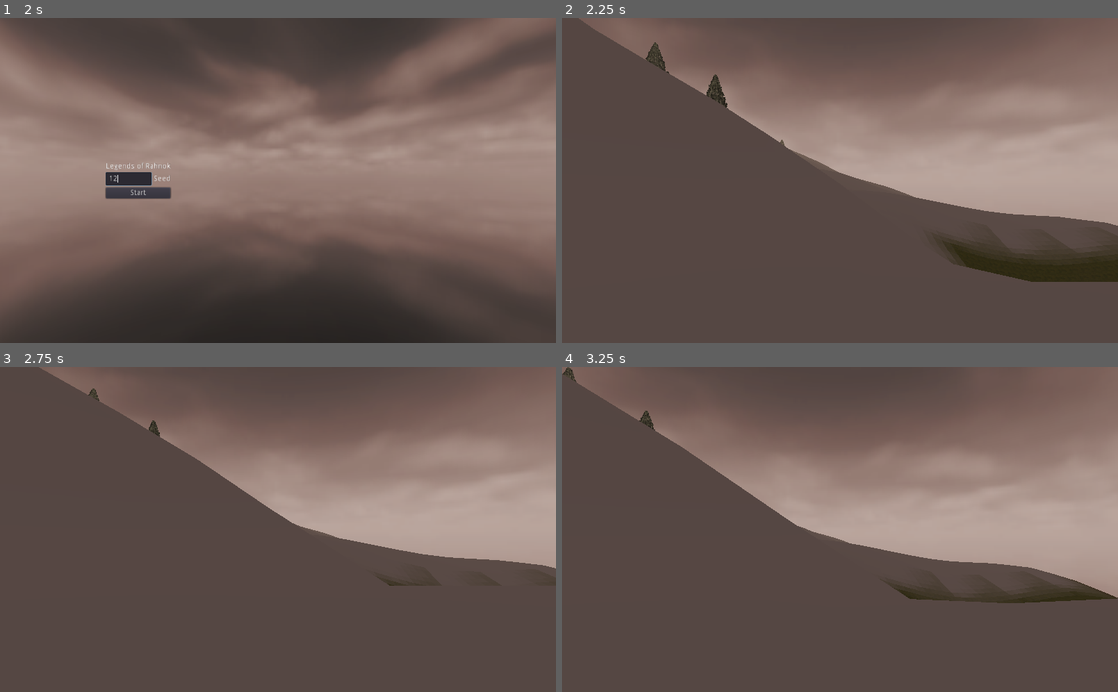
Above: before the commit, frames 1-4 (two rows, left to right).
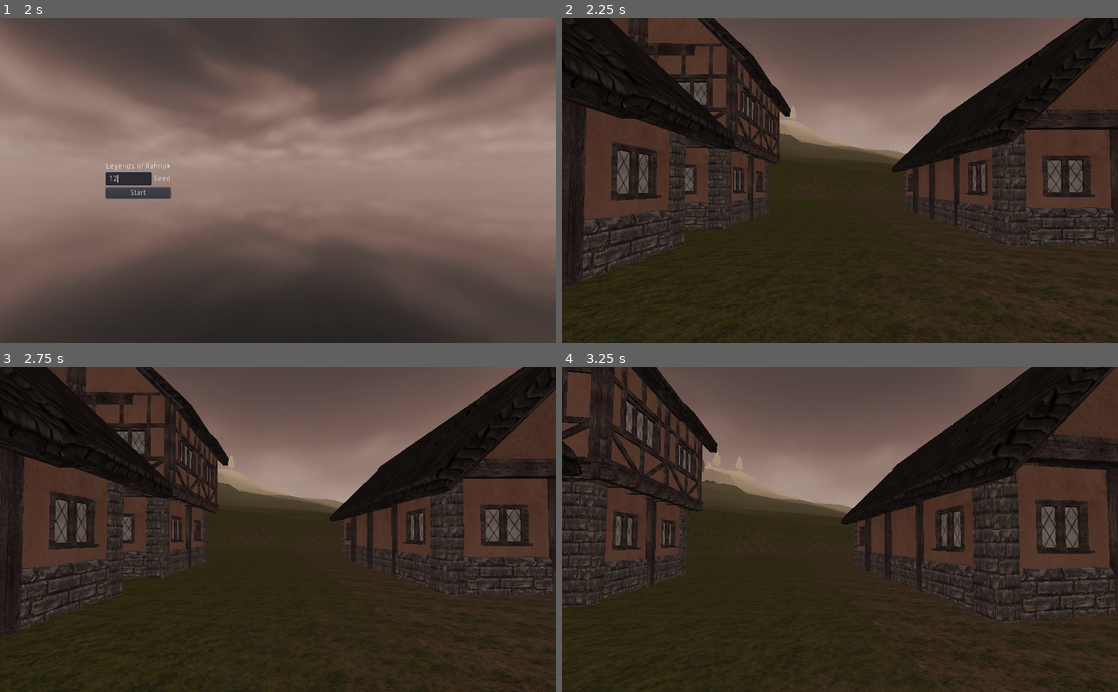
Above: after the commit, the same moments.

Repository: itaden1/webRPG
Game: Godot game, scene res://Scenes/GUI/logo_splash/logo_splash.tscn
The game is run twice, just before and just after one commit, with the same random seed, the same clock (stepped at 60 frames per second) and the same inputs.
Inputs (mouse positions are in pixels of both pictures, inside the frame that each line leads up to):
- Up to frame 1 (2 s): tap Enter (ui_accept) at 0.5, 0.77 s; move the mouse to (400, 164) at 0.52 s; hold D 0.53-1.25 s; hold F (Interact) 0.53-1.25 s; click (127, 180) at 1.27 s; type "12" at 1.35 s
- Up to frame 2 (2.25 s): click "Start" at 2 s
- Up to frame 3 (2.75 s): no input
- Up to frame 4 (3.25 s): move the mouse to (812, 529) at 2.77 s; hold W from 2.78 s (still down); click (812, 529) at 2.85 s; tap Enter (ui_accept) at 3.02 s; tap F (Interact) at 3.05 s

Frame 1 is identical in both runs. In frame 2, 78% of the frame differs, in the area x 0-100%, y 0-100%; in frame 3, 80%; in frame 4, 78%.

Commit message:
janky navmesh implementation

Diff:
--- a/Scenes/Dungeons/Test/DungeonPortal.gd
+++ b/Scenes/Dungeons/Test/DungeonPortal.gd
@@ -3,7 +3,12 @@
 var exit: Position3D
 var exit_environment: Environment
 
+onready var root_dungeon_node = get_parent().get_parent()
+
 func interact(interactor: Spatial):
 	interactor.global_transform.origin = exit.global_transform.origin
 	interactor.rotation.y = exit.rotation.y
 	get_tree().root.get_node("World/WorldEnvironment").environment = exit_environment
+
+	if root_dungeon_node.has_method("bake_navigation_mesh"):
+		get_parent().get_parent().bake_navigation_mesh(false)
--- a/Scenes/Dungeons/Test/TestDungeon.tscn
+++ b/Scenes/Dungeons/Test/TestDungeon.tscn
@@ -1,13 +1,19 @@
-[gd_scene load_steps=3 format=2]
+[gd_scene load_steps=4 format=2]
 
 [ext_resource path="res://Scenes/Dungeons/Test/DungeonGenerator.gd" type="Script" id=2]
 [ext_resource path="res://Scenes/Dungeons/Test/Entrance.tscn" type="PackedScene" id=4]
 
-[node name="Dungeon" type="Spatial"]
+[sub_resource type="NavigationMesh" id=1]
+
+[node name="NavigationMeshInstance" type="NavigationMeshInstance"]
+transform = Transform( 1, 0, 0, 0, 1, 0, 0, 0, 1, 0, 0, 20.9395 )
+navmesh = SubResource( 1 )
+
+[node name="Dungeon" type="Spatial" parent="."]
 script = ExtResource( 2 )
 
-[node name="SpawnPoint" type="Spatial" parent="."]
+[node name="SpawnPoint" type="Spatial" parent="Dungeon"]
 transform = Transform( 1, 0, 0, 0, 1, 0, 0, 0, 1, 0, 6.58188, 25.1512 )
 
-[node name="Entrance" parent="." instance=ExtResource( 4 )]
+[node name="Entrance" parent="Dungeon" instance=ExtResource( 4 )]
 transform = Transform( 1, 0, 0, 0, 1, 0, 0, 0, 1, 0.157636, 0, -6.3306 )
--- a/Scenes/World.tscn
+++ b/Scenes/World.tscn
@@ -76,7 +76,7 @@
 blue_brush = ExtResource( 6 )
 world_material = ExtResource( 2 )
 chunks_to_render = Vector2( 1, 1 )
-world_size = Vector2( 3000, 3000 )
+world_size = Vector2( 4000, 4000 )
 chunk_size = Vector2( 1000, 1000 )
 hill_exponent_fudge = 1.0
 
--- a/Scenes/WorldChunk.tscn
+++ b/Scenes/WorldChunk.tscn
@@ -1,8 +1,18 @@
-[gd_scene load_steps=2 format=2]
+[gd_scene load_steps=4 format=2]
 
 [ext_resource path="res://Scripts/WorldChunk.gd" type="Script" id=1]
 
-[node name="MeshInstance" type="MeshInstance"]
+[sub_resource type="NavigationMesh" id=1]
+cell_size = 0.5
+cell_height = 0.5
+
+[sub_resource type="CubeMesh" id=2]
+
+[node name="NavigationMeshInstance" type="NavigationMeshInstance"]
+navmesh = SubResource( 1 )
+
+[node name="MeshInstance" type="MeshInstance" parent="."]
+mesh = SubResource( 2 )
 script = ExtResource( 1 )
 lod_1_dist = 4500.0
 lod_2_dist = 8000.0
--- a/Scripts/Generators/LocationGenerator.gd
+++ b/Scripts/Generators/LocationGenerator.gd
@@ -22,9 +22,10 @@
 
 
 func generate_dungeon():
-	var dungeon_node = test_dungeon_scene.instance()
+	var dungeon_node_root = test_dungeon_scene.instance()
+	var dungeon_node = dungeon_node_root.get_node("Dungeon")
 	dungeon_node.generate({width=15, height=15, partitions=15, padding=[1], max_room_size=6, min_room_size=3})
 	return {
-		location_node = dungeon_node,
+		location_node = dungeon_node_root,
 		location_padding = 60
 	}
--- a/Scripts/Generators/TerrainGenerator.gd
+++ b/Scripts/Generators/TerrainGenerator.gd
@@ -19,7 +19,7 @@
 
 onready var location_generator = load("res://Scripts/Generators/LocationGenerator.gd").new()
 var player_placed = false
-
+var player_spawn_point = null
 # var grass_2_texture: Image = preload("res://Materials/Grass_02-128x128.png")
 # var grass_11_texture : Image = preload("res://Materials/Grass_11-128x128.png")
 # var snow_01_texture : Image = preload("res://Materials/Snow_01-128x128.png")
@@ -178,6 +178,7 @@
 	var start_y = start_pos.y - chunks_to_render.y * chunk_size.y
 	var end_y = start_pos.y + (chunks_to_render.y + 1) * chunk_size.y
 
+	var rendered_count = 0
 	for x in range(start_x, end_x, chunk_size.x):
 		for y in range(start_y, end_y, chunk_size.y):
 			if instanced_chunks.has(Vector2(
@@ -197,7 +198,8 @@
 			lod_mesh.subdivide_width = low_lod_chunk_divisions.x
 			lod_mesh.size = chunk_size
 
-			var mesh_inst : MeshInstance = mesh_inst_scene.instance()
+			var mesh_inst_nav : NavigationMeshInstance = mesh_inst_scene.instance()
+			var mesh_inst: MeshInstance = mesh_inst_nav.get_node("MeshInstance")
 			mesh_inst.lod_1_mesh = apply_heights_to_mesh(plane_mesh, x, y)
 			mesh_inst.lod_2_mesh = apply_heights_to_mesh(lod_mesh, x, y)
 			mesh_inst.player = player
@@ -208,14 +210,17 @@
 
 			chunk_data[Vector2(x,y)] = ChunkData.new(mesh_inst)
 
-			add_child(mesh_inst)
+			add_child(mesh_inst_nav)
 			place_locations(x, y, mesh_inst)
 
 
-			call_deferred("place_trees", x, y, mesh_inst)
+			place_trees(x, y, mesh_inst)
 			call_deferred("make_texture", x, y, mesh_inst)
 
 			mesh_inst.finalize()
+			rendered_count += 1
+	if rendered_count > 0:
+		GameEvents.emit_signal("terrain_generation_complete")
 
 
 func place_locations(x: int, y: int, mesh_inst: MeshInstance):
@@ -243,7 +248,7 @@
 		if locations.has(vert_idx):
 			continue
 
-		# check for too cloes placement
+		# check for too close placement
 		var skip = false
 		for e in locations.values():
 			if e.distance_to(vert) < chunk_size.x/3:
@@ -269,7 +274,8 @@
 		mesh_inst.lod_1_mesh = terrain_mesh
 
 		mesh_inst.add_child(location)
-
+		# if location.has_method("bake_navigation_mesh"):
+		# 	location.bake_navigation_mesh()
 		location.global_transform.origin.y = vert.y
 		location.global_transform.origin.x = vert.x + x
 		location.global_transform.origin.z = vert.z + y
@@ -284,12 +290,18 @@
 			)
 		)
 
-		if not player_placed:
+		if player_spawn_point == null:
 			if location.get("spawn_point"):
-				player.global_transform.origin = location.spawn_point.global_transform.origin
+				player_spawn_point = location.get("spawn_point")
+				# player.global_transform.origin = location.spawn_point.global_transform.origin
 				# player.global_transform.origin = location.global_transform.origin
 				# player.global_transform.origin.y = location.global_transform.origin.y + 20
-				player_placed = true
+
+func place_player():
+	if not player_placed:
+		player.global_transform.origin = player_spawn_point.global_transform.origin
+		player_placed = true
+
 
 func make_texture(x: int, y: int, mesh_inst: MeshInstance):
 	var splat_texture := ImageTexture.new()
@@ -386,6 +398,7 @@
 	thread_timer.wait_time = chunk_load_time
 	thread_timer.one_shot = false
 	var _a = thread_timer.connect("timeout", self, "_start_chunk_generation")
+	var _b: int = GameEvents.connect("terrain_generation_complete", self, "place_player")
 	thread_timer.start()
 
 	hill_noise.seed = Rng.get_random_int()
--- a/Scripts/WorldChunk.gd
+++ b/Scripts/WorldChunk.gd
@@ -7,15 +7,27 @@
 var lod_2_mesh = null
 var player = null
 
+
+var navmesh_generated := false
 var timer := Timer.new()
 
-# Called when the node enters the scene tree for the first time.
 func _ready():
-
 	timer.wait_time = 1
 	var _a = timer.connect("timeout", self, "check_lod")
 	add_child(timer)
 	timer.start()
+
+	var _b: int = GameEvents.connect("terrain_generation_complete", self, "create_nav")
+
+func create_nav():
+	#TODO: work out how to do this effectively
+	pass
+	# if !navmesh_generated:
+	# 	var navmesh: NavigationMeshInstance = get_parent()
+	# 	navmesh.bake_navigation_mesh()
+	# 	print(navmesh.navmesh.get_polygon_count())
+	# 	navmesh_generated = true
+
 
 func ready_for_lod():
 	return lod_1_mesh != null and lod_2_mesh != null and player != null
@@ -23,17 +35,20 @@
 func finalize():
 	mesh = lod_1_mesh
 	create_trimesh_collision()
+
 	mesh = lod_2_mesh
-
 	check_lod()
 
 func check_lod():
 	if ready_for_lod():
 		var distance = global_transform.origin.distance_to(
 						player.global_transform.origin)
+
+
 		if distance < lod_1_dist:
 			visible = true
 			mesh = lod_1_mesh
+
 			# global_transform.origin.y = 0
 		elif distance < lod_2_dist:
 			visible = true
